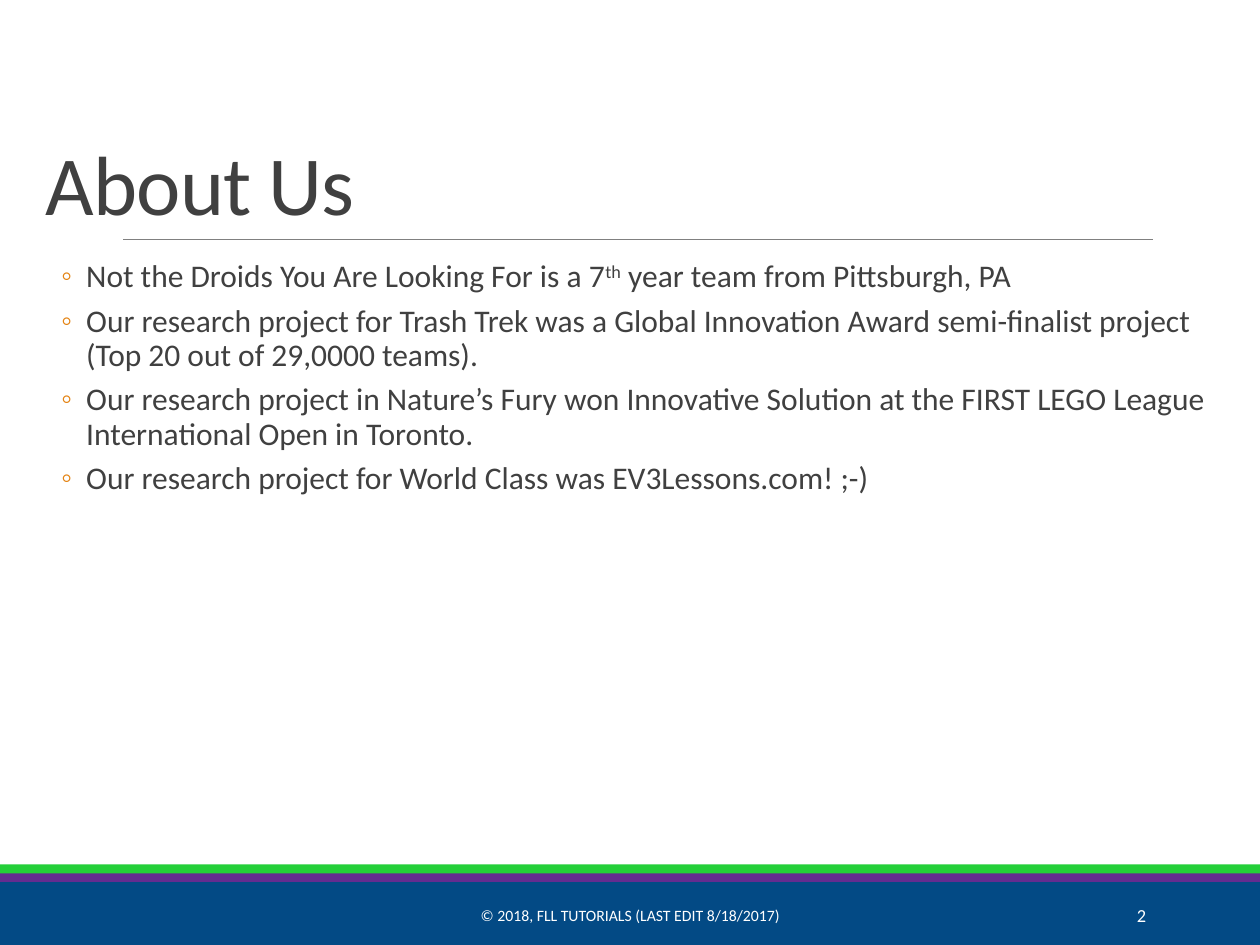
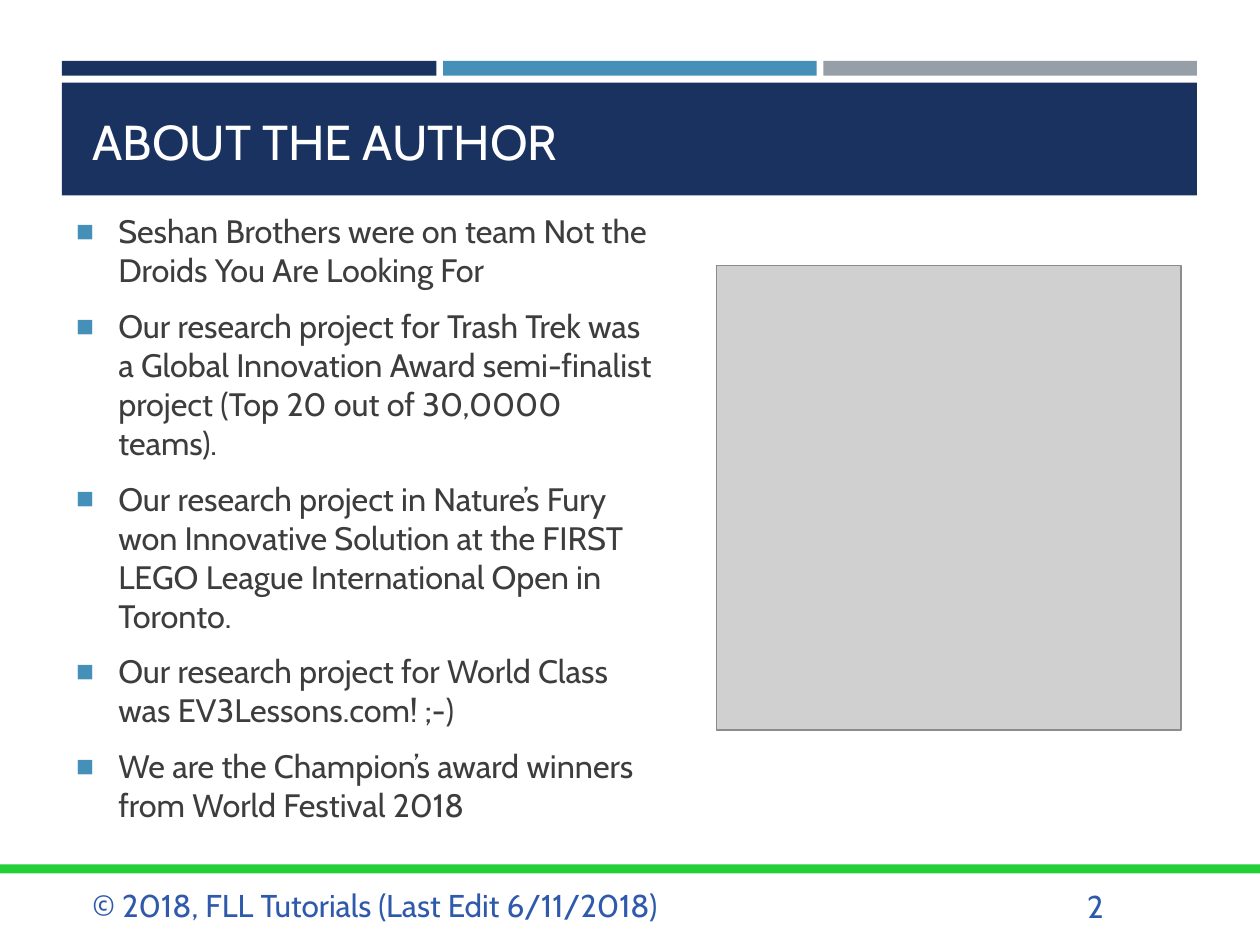
Before and after one commit to ev3lessons/FLL-Tutorials, a slide deck: slide 2 of translations/en-us/Project/Identify.pptx. Drawn at 1260x945 pixels with LibreOffice and Linux fonts; fonts in the diff are those of the drawing; grey boxes stand for pictures. Boxes give left, top, right and bottom in pixels: in the first picture for what was removed or moved away, otherwise in the second. Text is boxed around its words. In the diff, an @@ line names an element or a change of style, - is before the commit and + after.

Commit message:
Research Lessons format updated

```diff
--- a/translations/en-us/Project/Identify.pptx
+++ b/translations/en-us/Project/Identify.pptx
@@ rectangle added at [62,60,436,76], fill #1A3260 @@
@@ rectangle added at [62,83,1197,195], fill #1A3260 @@
@@ rectangle added at [444,60,816,76], fill #4590B8 @@
@@ rectangle added at [824,60,1197,76], fill #969FA7 @@
@@ title at [93,125,558,161]: text changed; size 48 to 28 pt; font Calibri to Cabin; text colour #404040 to #FFFFFF @@
-About Us
+ABOUT THE AUTHOR
@@ text "Seshan Brothers were on team ...": place and size @@
-text "Seshan Brothers were on team ..." at [86,265,1204,495]
+text "Seshan Brothers were on team ..." at [118,218,652,818]
@@ text at [118,218,652,460]: text changed; size 18 to 18.5 pt; font Calibri to Cabin; text colour #404040 to #3D3D3D @@
-  ◦ Not the Droids You Are Looking For is a 7th year team from Pittsburgh, PA
-  ◦ Our research project for Trash Trek was a Global Innovation Award semi-finalist project (Top 20 out of 29,0000 teams).
+  ■ Seshan Brothers were on team Not the Droids You Are Looking For
+  ■ Our research project for Trash Trek was a Global Innovation Award semi-finalist project (Top 20 out of 30,0000 teams).
@@ line removed from (123, 239) to (1153, 239) @@
@@ picture added at [717,266,1181,730] @@
@@ text at [118,486,623,723]: size 18 to 18.5 pt, font Calibri to Cabin, text colour #404040 to #3D3D3D in "Our research project in Nature’s Fury won ...", "Our research project for World Class was ..."; bullet ◦ to ■; line spacing 0.9 to 1; more space between paragraphs; bullet colour #E48312 to #4590B8 @@
@@ text at [118,753,634,818]: paragraph added @@
+  ■ We are the Champion’s award winners from World Festival 2018
@@ rectangle removed at [0,882,1260,945] @@
@@ rectangle removed at [0,873,1260,882] @@
@@ text "© 2018, FLL Tutorials (Last ..." at [122,893,658,922]: vertical alignment middle to top @@
@@ text at [122,893,658,922]: text changed; size 9 to 18 pt; font Calibri to Cabin; text colour #FFFFFF to #2F5AAC @@
-© 2018, FLL TUTORIALS (LAST EDIT 8/18/2017)
+© 2018, FLL Tutorials (Last Edit 6/11/2018)
@@ page number: place and size @@
-page number at [1137,910,1146,922]
+page number at [1087,895,1104,918]
@@ page number at [1087,895,1104,918]: size 10.5 to 18 pt, font Calibri to Cabin, text colour #FFFFFF to #2F5AAC; alignment right to left; vertical alignment middle to top @@
```
Also in this commit, not shown: 8 other slides changed, 10 other files.
